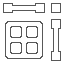
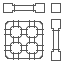
Before/after of a 64 × 64 layered artwork. What changed in the layer stack:
painted on "CablesTiles.png" over [left=4, top=4, right=60, bottom=60]
